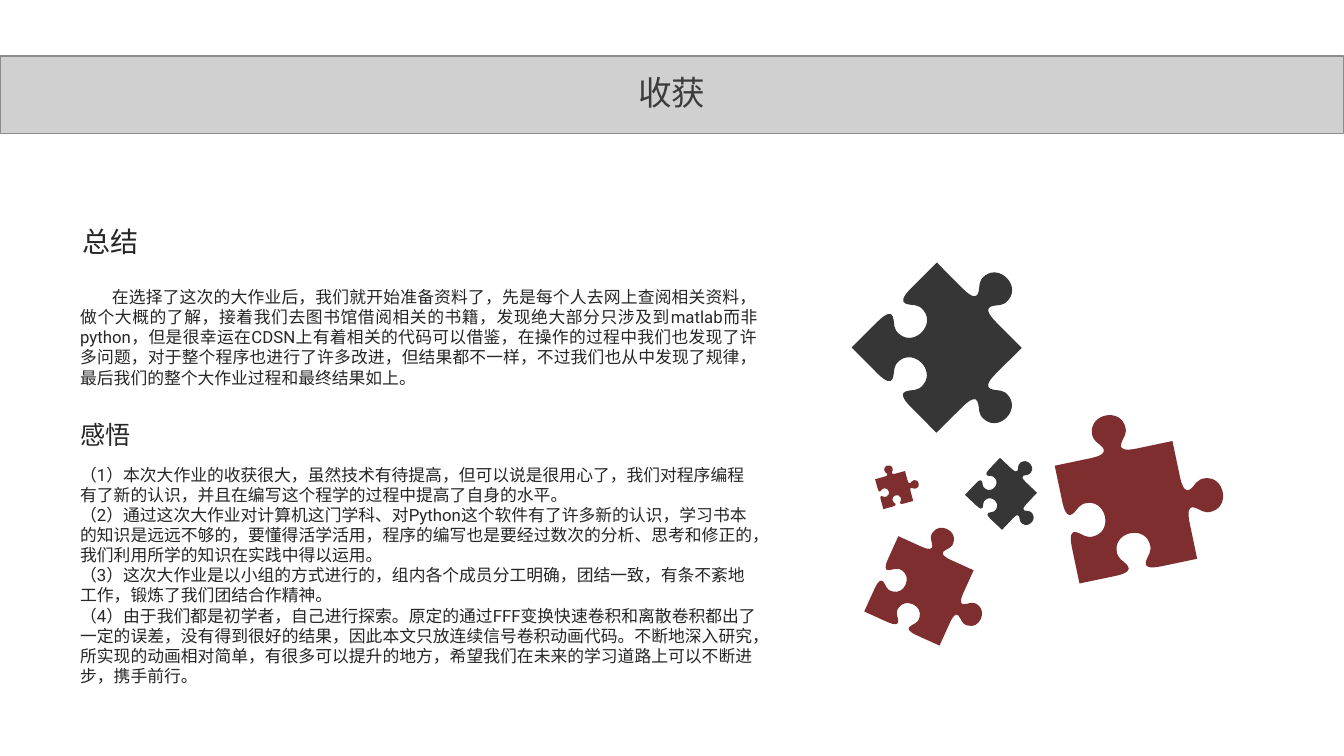
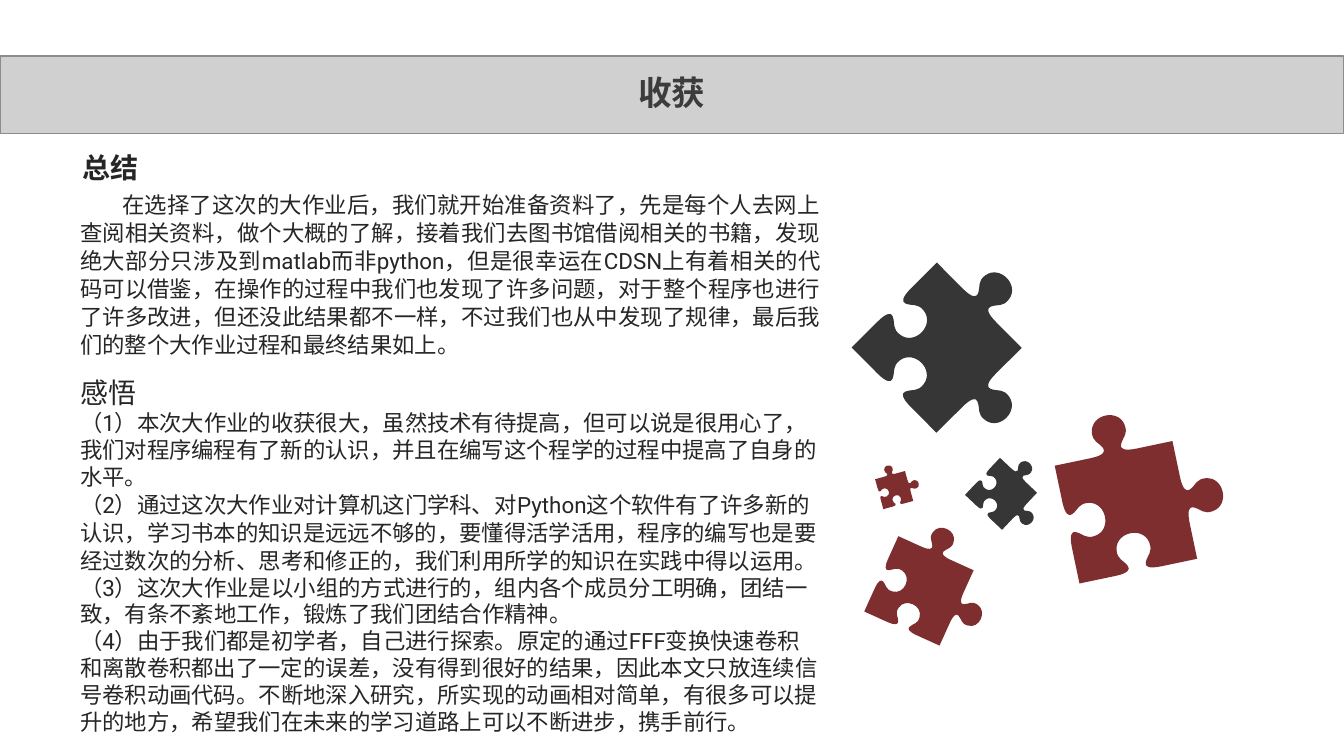
Before and after one commit to DEisreal/DEisreal.github.io, a slide deck: slide 12 of VSS CODE/5_卷积实现过程_3170406037_李易潼_3170406034_毛佳雁_3170406036_祝立群/PPT_3170406037_李易潼_3170406034_毛佳雁_3170406036_祝立群/PPT_3170406037_李易潼_3170406034_毛佳雁_3170406036_祝立群.pptx. Drawn at 1344x756 pixels with LibreOffice and Linux fonts; fonts in the diff are those of the drawing; grey boxes stand for pictures. Boxes give left, top, right and bottom in pixels: in the first picture for what was removed or moved away, otherwise in the second. Text is boxed around its words. In the diff, an @@ line names an element or a change of style, - is before the commit and + after.

```diff
--- a/VSS CODE/5_卷积实现过程_3170406037_李易潼_3170406034_毛佳雁_3170406036_祝立群/PPT_3170406037_李易潼_3170406034_毛佳雁_3170406036_祝立群/PPT_3170406037_李易潼_3170406034_毛佳雁_3170406036_祝立群.pptx
+++ b/VSS CODE/5_卷积实现过程_3170406037_李易潼_3170406034_毛佳雁_3170406036_祝立群/PPT_3170406037_李易潼_3170406034_毛佳雁_3170406036_祝立群/PPT_3170406037_李易潼_3170406034_毛佳雁_3170406036_祝立群.pptx
@@ text "收获" at box(638, 76, 705, 108): bold on @@
@@ text "总结" at box(83, 154, 139, 181): bold on @@
@@ text "总结": place and size @@
-text "总结" at box(83, 228, 139, 255)
+text "总结" at box(83, 154, 139, 181)
@@ text at box(80, 194, 821, 355): text changed; size 12 to 16 pt @@
-在选择了这次的大作业后，我们就开始准备资料了，先是每个人去网上查阅相关资料，做个大概的了解，接着我们去图书馆借阅相关的书籍，发现绝大部分只涉及到matlab而非python，但是很幸运在CDSN上有着相关的代码可以借鉴，在操作的过程中我们也发现了许多问题，对于整个程序也进行了许多改进，但结果都不一样，不过我们也从中发现了规律，最后我们的整个大作业过程和最终结果如上。
+在选择了这次的大作业后，我们就开始准备资料了，先是每个人去网上查阅相关资料，做个大概的了解，接着我们去图书馆借阅相关的书籍，发现绝大部分只涉及到matlab而非python，但是很幸运在CDSN上有着相关的代码可以借鉴，在操作的过程中我们也发现了许多问题，对于整个程序也进行了许多改进，但还没此结果都不一样，不过我们也从中发现了规律，最后我们的整个大作业过程和最终结果如上。
@@ text "感悟": place and size @@
-text "感悟" at box(80, 423, 769, 684)
+text "感悟" at box(80, 379, 817, 732)
@@ text "感悟" at box(80, 379, 817, 732): size 18 to 20 pt in "感悟"; size 12 to 16 pt; line spacing 1 to 20pt @@
```
Also in this commit, not shown: 11 other slides changed, 2 other files.
